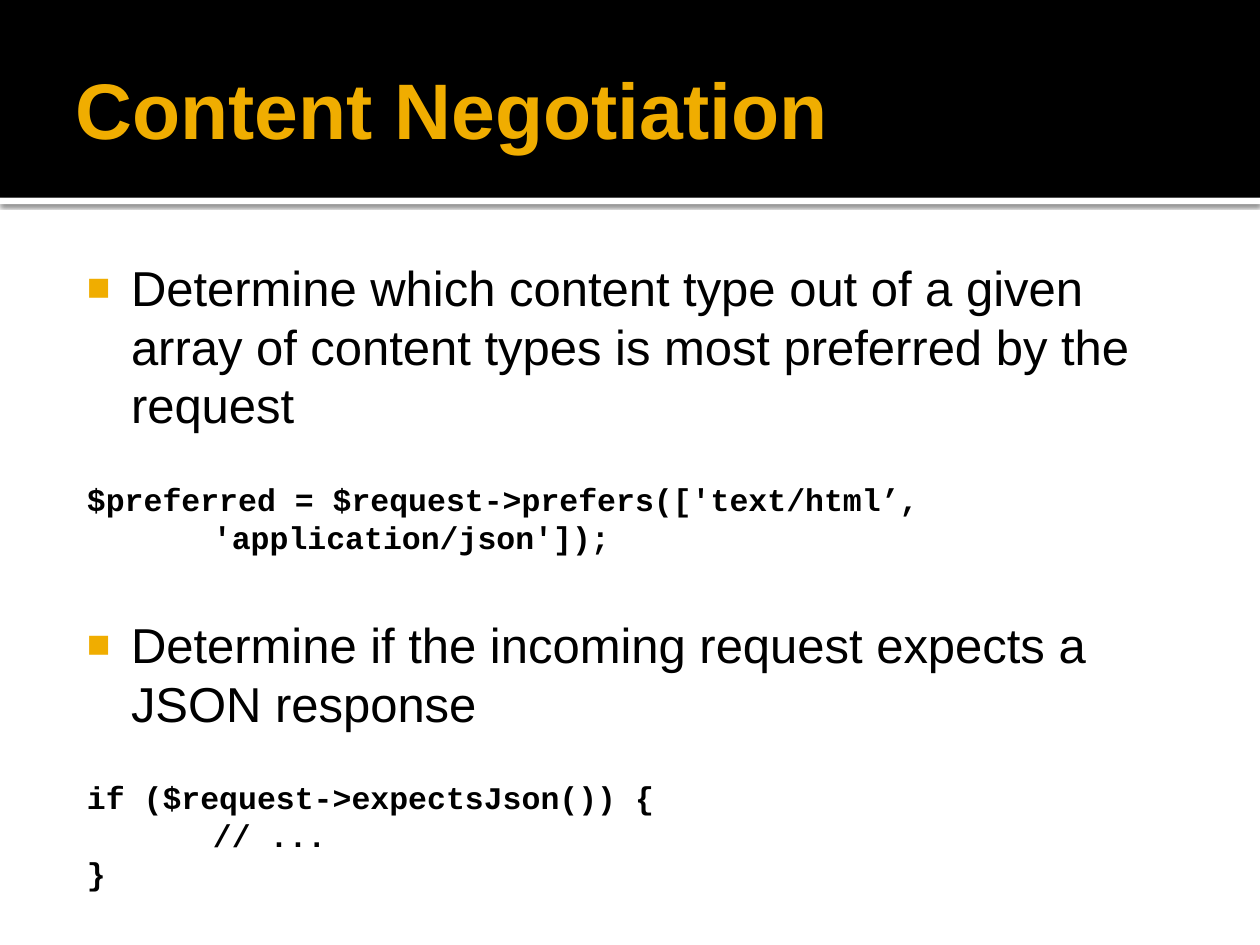
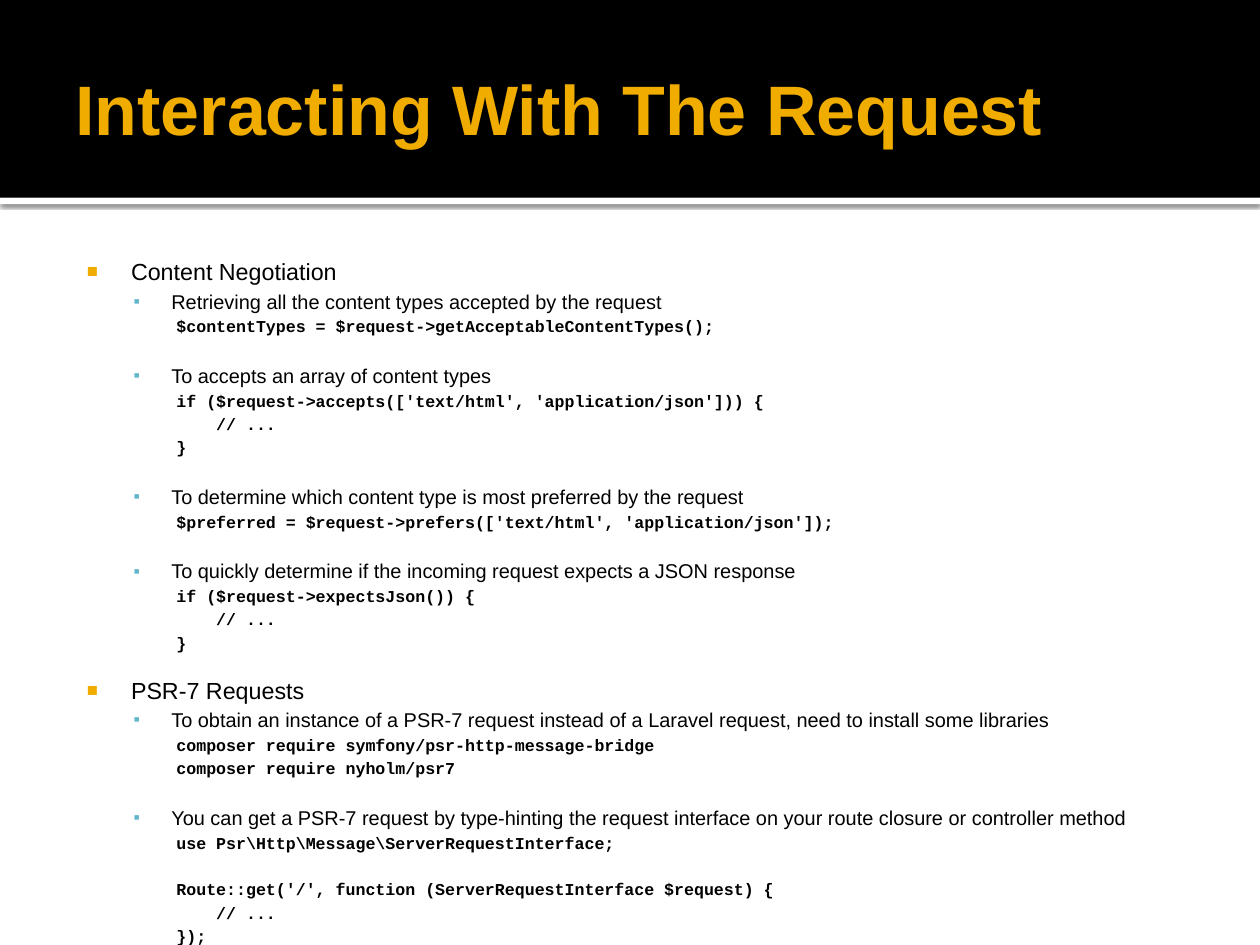
Before and after one commit to peraktechnology/laravel, a slide deck: slide 9 of 8. Request & Response/Laravel Request & Response.pptx (slide 15 before the commit). Drawn at 1260x945 pixels with LibreOffice and Linux fonts; fonts in the diff are those of the drawing; background and template pictures are left out. Boxes give left, top, right and bottom in pixels: in the first picture for what was removed or moved away, otherwise in the second. Text is boxed around its words. In the diff, an @@ line names an element or a change of style, - is before the commit and + after.

Commit message:
Request & Response

```diff
--- a/8. Request & Response/Laravel Request & Response.pptx
+++ b/8. Request & Response/Laravel Request & Response.pptx
@@ title at (76,84,1042,148): text changed; size 45 to 40 pt @@
-Content Negotiation
+Interacting With The Request
@@ text at (131,263,833,582): text changed; size 28 to 11.4 pt @@
-■ Determine which content type out of a given array of content types is most preferred by the request
-$preferred = $request->prefers(['text/html’,
-'application/json']);
-■ Determine if the incoming request expects a JSON response
+■ Content Negotiation
+  ▪ Retrieving all the content types accepted by the request
+    $contentTypes = $request->getAcceptableContentTypes();
+  ▪ To accepts an array of content types
+    if ($request->accepts(['text/html', 'application/json'])) {
+    // ...
+    }
+  ▪ To determine which content type is most preferred by the request
+    $preferred = $request->prefers(['text/html', 'application/json']);
+  ▪ To quickly determine if the incoming request expects a JSON response
@@ text at (176,590,455,606): size 18 to 9.5 pt in "if ($request->expectsJson()) {", "// ...", "}"; list level 1 to 3 in "if ($request->expectsJson()) {"; list level 1 to 3 in "// ..."; list level 1 to 3 in "}" @@
@@ text at (131,682,1125,899): paragraphs added @@
+■ PSR-7 Requests
+  ▪ To obtain an instance of a PSR-7 request instead of a Laravel request, need to install some libraries
+    composer require symfony/psr-http-message-bridge
+    composer require nyholm/psr7
+  ▪ You can get a PSR-7 request by type-hinting the request interface on your route closure or controller method
+    use Psr\Http\Message\ServerRequestInterface;
+    Route::get('/', function (ServerRequestInterface $request) {
+    // ...
+    });
```
Also in this commit, not shown: 14 other slides changed, 20 slides added, 16 slides removed.
